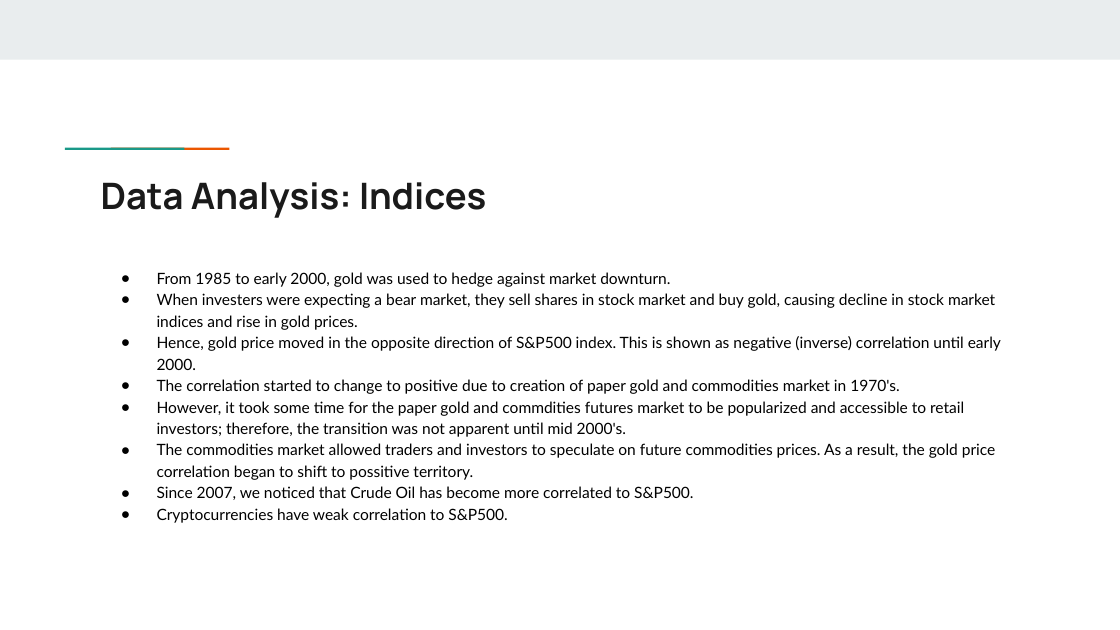
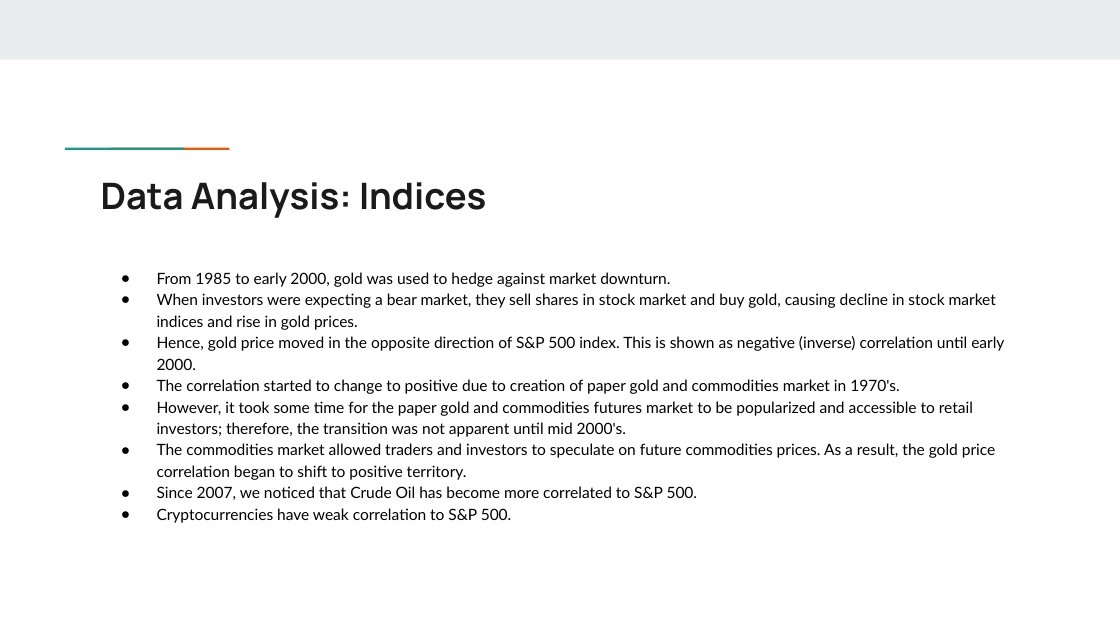
Before and after one commit to lfarlima/Monte-Carlo-Simulation, a slide deck: slide 5 of Project-01/Group Project Presentation.pptx. Drawn at 1120x630 pixels with LibreOffice and Linux fonts; fonts in the diff are those of the drawing. Boxes give left, top, right and bottom in pixels: in the first picture for what was removed or moved away, otherwise in the second. Text is boxed around its words. In the diff, an @@ line names an element or a change of style, - is before the commit and + after.

Commit message:
updated presentation

```diff
--- a/Project-01/Group Project Presentation.pptx
+++ b/Project-01/Group Project Presentation.pptx
@@ text at (157, 293, 1004, 370): text changed @@
-● When investers were expecting a bear market, they sell shares in stock market and buy gold, causing decline in stock market indices and rise in gold prices.
-● Hence, gold price moved in the opposite direction of S&P500 index. This is shown as negative (inverse) correlation until early 2000.
+● When investors were expecting a bear market, they sell shares in stock market and buy gold, causing decline in stock market indices and rise in gold prices.
+● Hence, gold price moved in the opposite direction of S&P 500 index. This is shown as negative (inverse) correlation until early 2000.
@@ text at (157, 401, 996, 523): text changed @@
-● However, it took some time for the paper gold and commdities futures market to be popularized and accessible to retail investors; therefore, the transition was not apparent until mid 2000's.
-● The commodities market allowed traders and investors to speculate on future commodities prices. As a result, the gold price correlation began to shift to possitive territory.
-● Since 2007, we noticed that Crude Oil has become more correlated to S&P500.
-● Cryptocurrencies have weak correlation to S&P500.
+● However, it took some time for the paper gold and commodities futures market to be popularized and accessible to retail investors; therefore, the transition was not apparent until mid 2000's.
+● The commodities market allowed traders and investors to speculate on future commodities prices. As a result, the gold price correlation began to shift to positive territory.
+● Since 2007, we noticed that Crude Oil has become more correlated to S&P 500.
+● Cryptocurrencies have weak correlation to S&P 500.
```
Also in this commit, not shown: 7 other slides changed, 2 other files.
